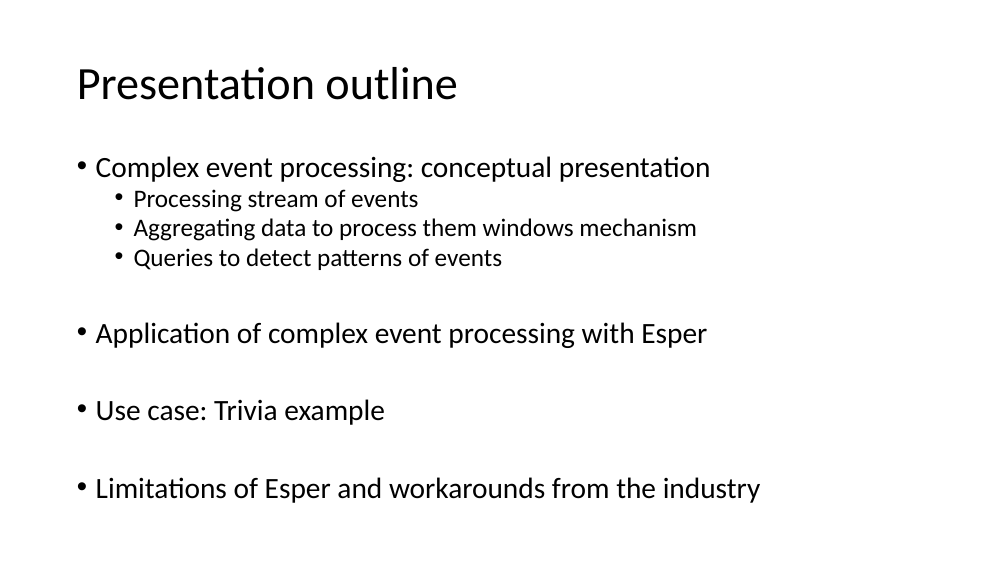
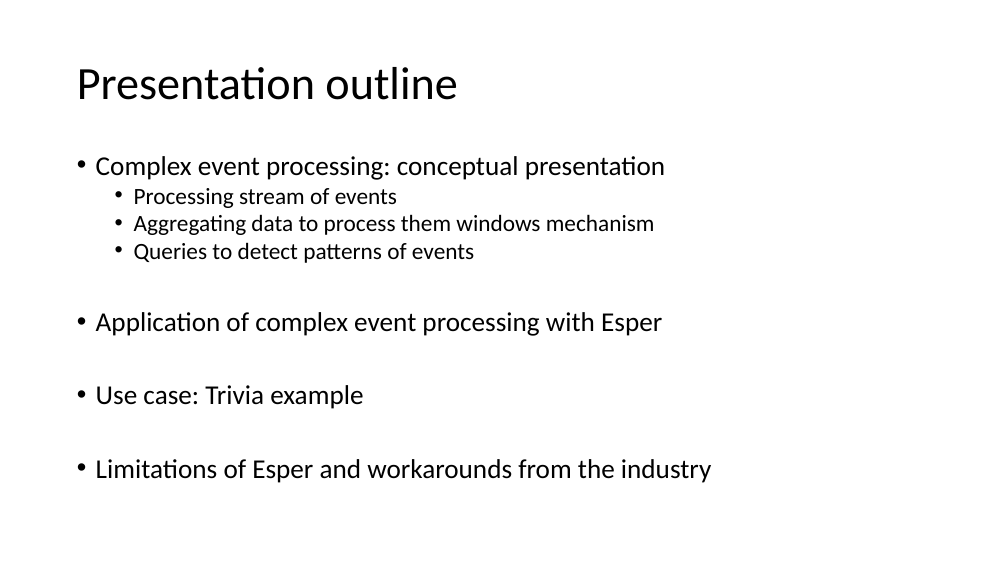
Before and after one commit to enercom25/sem3_24, a slide deck: slide 3 of CEPSem2024.pptx. Drawn at 1008x567 pixels with LibreOffice and Linux fonts; fonts in the diff are those of the drawing. Boxes give left, top, right and bottom in pixels: in the first picture for what was removed or moved away, otherwise in the second. Text is boxed around its words. In the diff, an @@ line names an element or a change of style, - is before the commit and + after.

```diff
--- a/CEPSem2024.pptx
+++ b/CEPSem2024.pptx
@@ text "Complex event processing: conceptual presentation" at bbox=[96, 156, 711, 483]: size 28 to 25.9 pt in "Complex event processing: conceptual presentation", "Application of complex event processing with Esper", "Use case: Trivia example", "Limitations of Esper and workarounds from the ..."; size 24 to 22.2 pt in "Processing stream of events", "Aggregating data to process them windows mechanism", "Queries to detect patterns of events" @@
```
Also in this commit, not shown: 9 other slides changed, 21 slides added, 3 slides removed.
